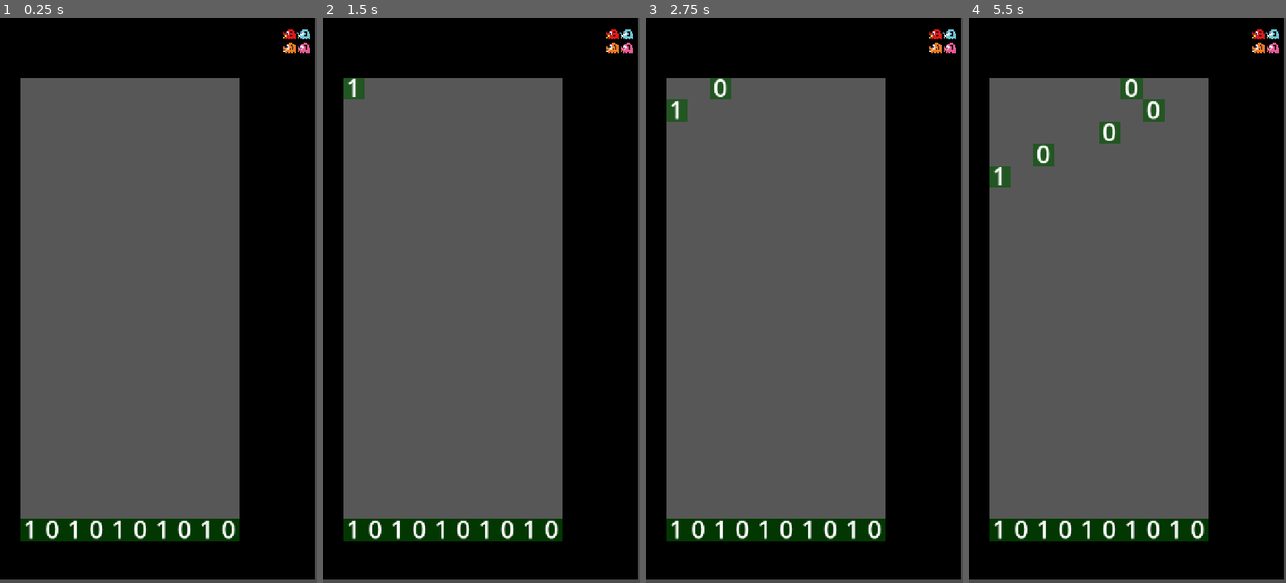
Above: before the commit, frames 1-4 (left to right).
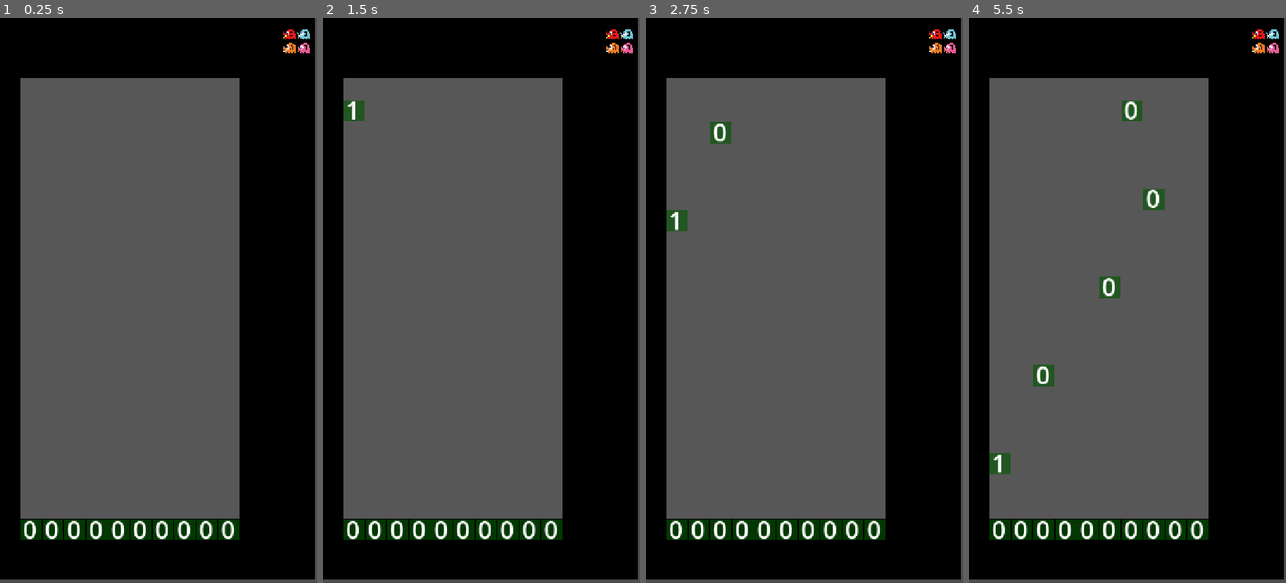
Above: after the commit, the same moments.

Repository: DavidParkerDr/GGJ26
Game: Godot game, scene res://Main.tscn
Two runs of this game, one before a commit and one after it. Both use one fixed random seed, a clock stepped at 60 frames per second and the inputs below.
Inputs:
- Up to frame 1 (0.25 s): no input
- Up to frame 2 (1.5 s): tap Enter at 0.5 s; hold Right (move_right) 0.53-1.28 s; hold Left (move_left) from 1.28 s (still down)
- Up to frame 3 (2.75 s): release Left (move_left) at 2.03 s; hold Right (move_right) from 2.03 s (still down)
- Up to frame 4 (5.5 s): release Right (move_right) at 3.53 s; hold Left (move_left) from 3.53 s (still down)

The runs differ from the first frame. In frame 1, 1.1% of the frame differs, in the area x 6-76%, y 88-93%; in frame 2, 1.6%; in frame 3, 2.1%; in frame 4, 3.7%, in the area x 6-76%, y 10-93%.

Commit message:
Moving bits

Diff:
--- a/src/bit-drop/Bit.tscn
+++ b/src/bit-drop/Bit.tscn
@@ -3,21 +3,29 @@
 [ext_resource type="Script" uid="uid://cd28y7ddvpsmd" path="res://bit.gd" id="1_7b77k"]
 
 [sub_resource type="RectangleShape2D" id="RectangleShape2D_7b77k"]
-size = Vector2(50, 50)
+size = Vector2(48, 50)
 
-[node name="Node2D" type="Node2D" unique_id=1869920207]
+[node name="Node2D" type="Node2D" unique_id=303694174]
 script = ExtResource("1_7b77k")
 
-[node name="ColorRect" type="ColorRect" parent="." unique_id=1944130603]
+[node name="Container" type="ColorRect" parent="." unique_id=584042490]
 offset_right = 50.0
 offset_bottom = 50.0
+color = Color(0.60933006, 0.6093301, 0.6093302, 0)
+metadata/_edit_lock_ = true
+
+[node name="ColorRect" type="ColorRect" parent="." unique_id=1944130603]
+offset_left = 1.0
+offset_top = 1.0
+offset_right = 49.0
+offset_bottom = 49.0
 color = Color(0.015686275, 0.3372549, 0.015686275, 0.63529414)
 
 [node name="Label" type="Label" parent="." unique_id=559031389]
 offset_left = 7.0
-offset_top = -15.0
-offset_right = 41.0
-offset_bottom = 68.0
+offset_top = -14.0
+offset_right = 38.0
+offset_bottom = 62.0
 theme_override_font_sizes/font_size = 55
 text = "1"
 horizontal_alignment = 1
--- a/src/bit-drop/bit.gd
+++ b/src/bit-drop/bit.gd
@@ -4,7 +4,11 @@
 
 var isOne = false
 
+var speed = 200
+
 @onready var label = $Label
+
+signal bit_collide(falling, mask)
 
 # Called when the node enters the scene tree for the first time.
 func _ready() -> void:
@@ -18,4 +22,15 @@
 	else:
 		label.text = "0"
 
-	pass
+	if isFalling:
+		var collided = false
+		position.y += speed * delta
+
+		for collision in $Area2D.get_overlapping_areas():
+			var static_bit = collision.get_parent()
+
+			bit_collide.emit(self, static_bit)
+			collided = true
+
+		if (collided):
+			position.y -= speed * delta
--- a/src/bit-drop/main.gd
+++ b/src/bit-drop/main.gd
@@ -14,7 +14,10 @@
 	for i in range(0, size.x):
 		var bit = bit_scene.instantiate()
 		bit.position.x = i * bit_width
-		bit.isOne = i % 2 == 0
+
+		bit.isOne = false
+		bit.isFalling = false
+		bit.add_to_group("bitmap")
 
 		mask.add_child(bit)
 
@@ -22,28 +25,48 @@
 # Called every frame. 'delta' is the elapsed time since the previous frame.
 func _process(delta: float) -> void:
 	if Input.is_action_just_pressed("move_left"):
-		pass
+		move(-1)
 	elif Input.is_action_just_pressed("move_right"):
-		pass
+		move(1)
+
+	move_bits(delta)
 
 	pass
 
+func move(dx):
+	var bits = get_tree().get_nodes_in_group("bitmap")
+	for bit in bits:
+		bit.position.x += dx * bit_width
+
+		if bit.position.x > (size.x - 1) * bit_width:
+			bit.position.x = 0
+
+		if bit.position.x < 0:
+			bit.position.x = bit_width * (size.x - 1)
 
 func _on_tick_timer_timeout() -> void:
-	move_bits()
-
 	add_bit()
 
-func move_bits():
+func move_bits(delta: float):
 	for bit in bits.get_children():
-		bit.position.y += bit_width
-
-
+		pass
 
 func add_bit():
 	var bit = bit_scene.instantiate()
 	bit.isOne = randf() > 0.5
-
+	bit.position.y = -bit_width
 	bit.position.x = randi_range(0, size.x - 1) * bit_width
 
+	bit.bit_collide.connect(_on_bit_collide)
+
 	bits.add_child(bit)
+
+func _on_bit_collide(falling, stationary):
+	print_debug(falling, stationary)
+	if (falling.isOne == stationary.isOne):
+		falling.queue_free()
+
+	falling.add_to_group("bitmap")
+	falling.remove_from_group("falling")
+
+	falling.isFalling = false
